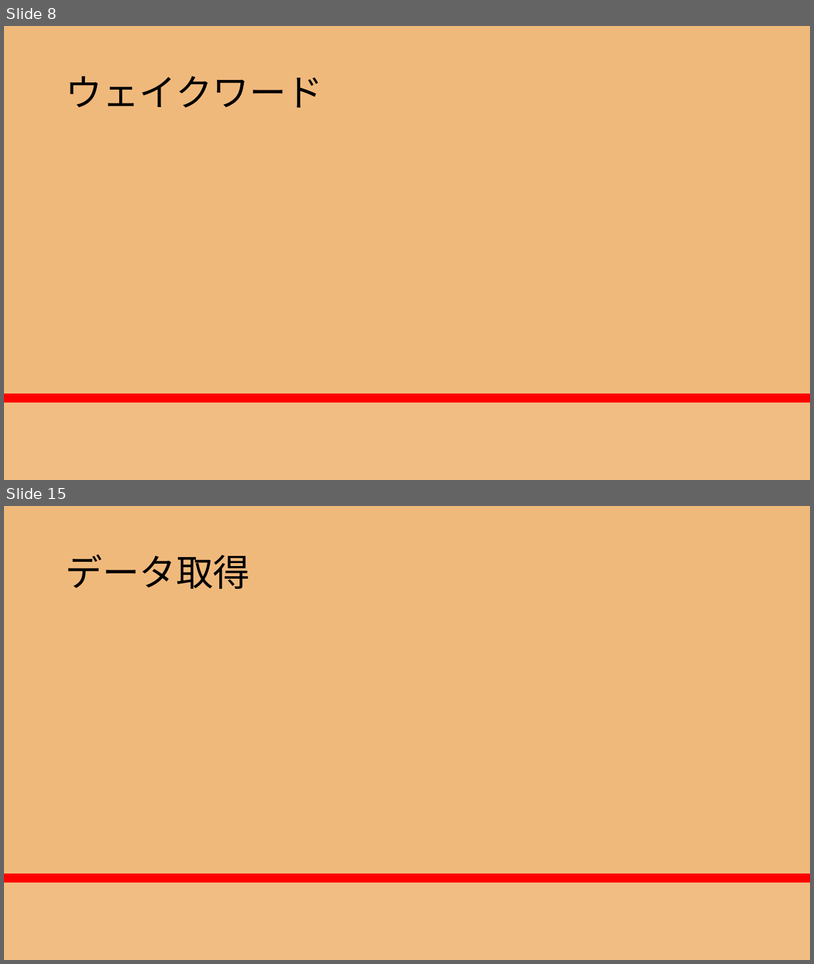
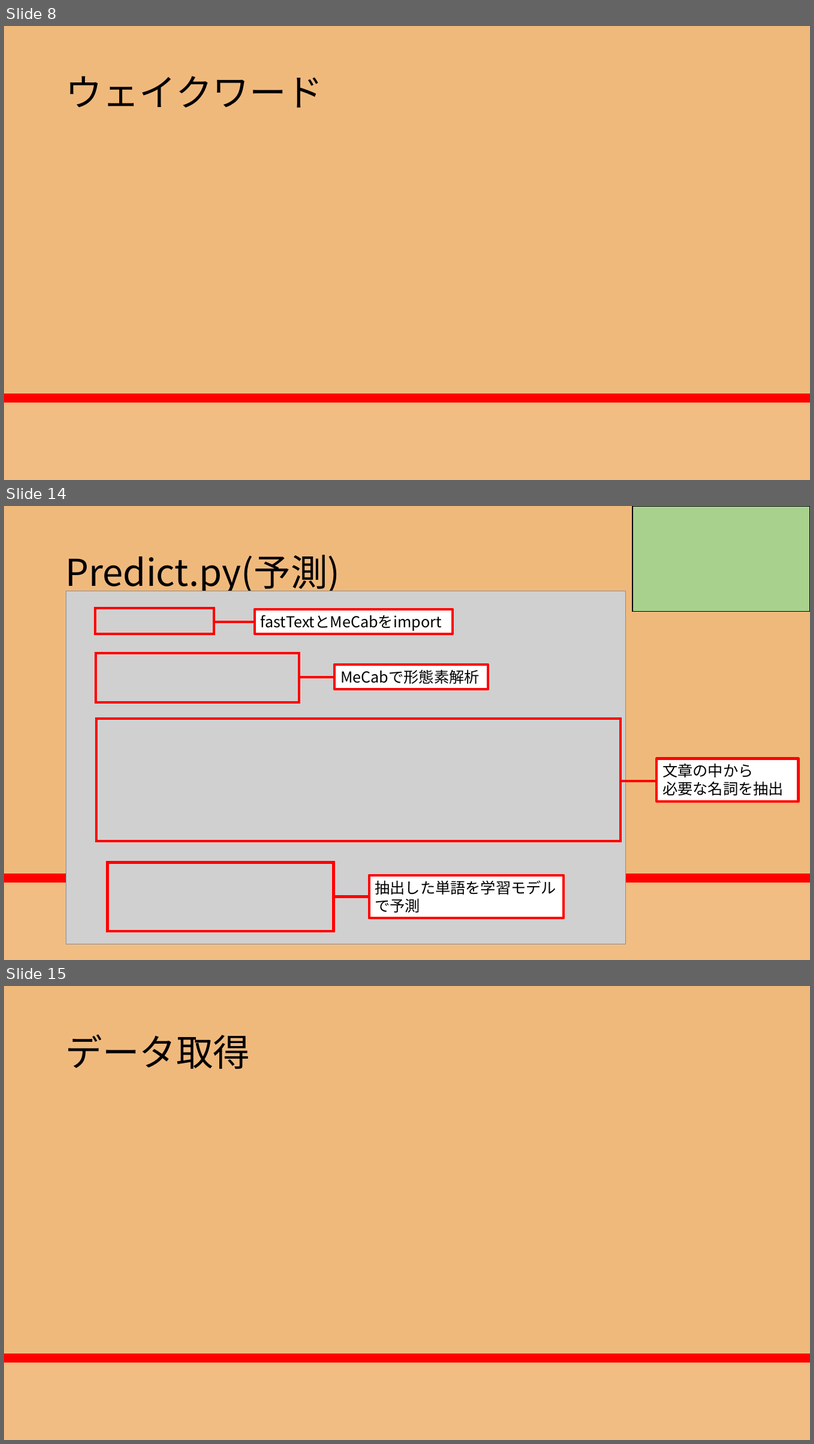
Before and after one commit to RikiishiSuzunosuke/AIspeaker_yosie, a slide deck: presentation/AIスピーカー開発_3_山田.pptx. Shown one above the other, each under a label of ours: slides 8 and 15 before the commit, slides 8, 14 and 15 after it; the slides between them are not shown. The pictures are 814x964 and 814x1444 pixels, drawn with LibreOffice and Linux fonts; fonts in the diff are those of the drawing; grey boxes stand for pictures. Boxes give left, top, right and bottom in pixels: in the first picture for what was removed or moved away, otherwise in the second. Text is boxed around its words. In the diff, an @@ line names an element or a change of style, - is before the commit and + after.

```diff
--- a/presentation/AIスピーカー開発_3_山田.pptx
+++ b/presentation/AIスピーカー開発_3_山田.pptx
@@ slide 14 added at (4, 506, 810, 960), background gradient #F0B97C to #FF0000 to #F86446 to #F1BD83 @@
@@ rectangle added at (633, 506, 810, 611), fill #A9D18E, outline #000000 1 pt @@
@@ title added at (65, 555, 340, 595), 44 pt, text #000000 @@
+Predict.py(予測)
@@ picture added at (66, 591, 626, 944) @@
@@ rectangle added at (95, 608, 215, 634), outline #FF0000 3 pt @@
@@ rectangle added at (255, 609, 453, 634), fill #FFFFFF, outline #FF0000 3 pt, 18 pt, text #000000 @@
+fastTextとMeCabをimport
@@ line added from (255, 622) to (214, 622), #FF0000 3 pt @@
@@ rectangle added at (96, 653, 300, 702), outline #FF0000 3 pt @@
@@ rectangle added at (335, 664, 489, 688), fill #FFFFFF, outline #FF0000 3 pt, 18 pt, text #000000 @@
+MeCabで形態素解析
@@ line added from (335, 676) to (299, 676), #FF0000 3 pt @@
@@ rectangle added at (96, 719, 621, 841), outline #FF0000 3 pt @@
@@ rectangle added at (657, 758, 799, 801), fill #FFFFFF, outline #FF0000 3 pt, 18 pt, text #000000 @@
+文章の中から
+必要な名詞を抽出
@@ line added from (656, 781) to (620, 781), #FF0000 3 pt @@
@@ rectangle added at (107, 862, 333, 931), outline #FF0000 3 pt @@
@@ rectangle added at (369, 875, 564, 918), fill #FFFFFF, outline #FF0000 3 pt, 18 pt, text #000000 @@
+抽出した単語を学習モデル
+で予測
@@ line added from (369, 896) to (333, 896), #FF0000 3 pt @@
```
Also in this commit, not shown: 5 slides changed, 1 slide removed, 1 other file.
